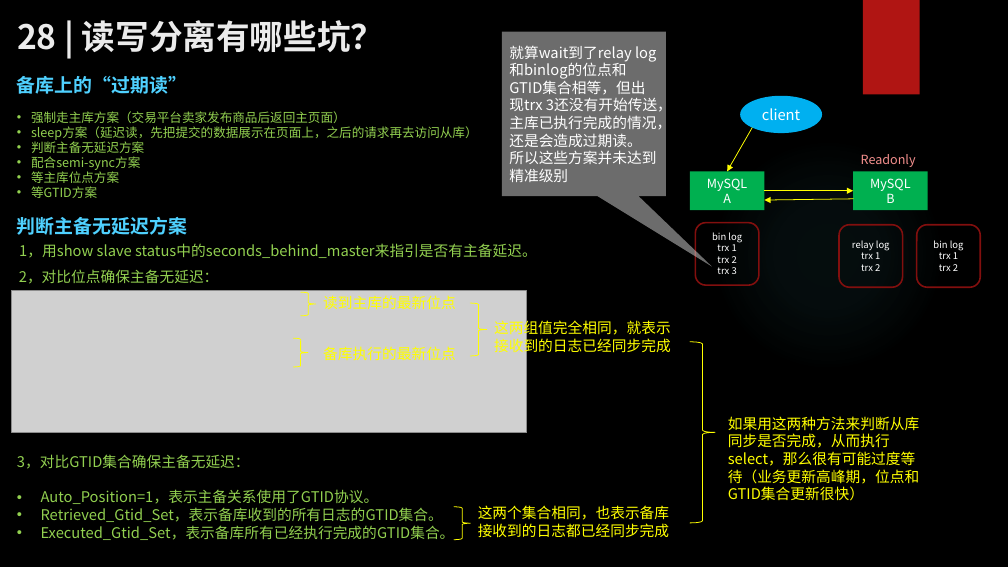
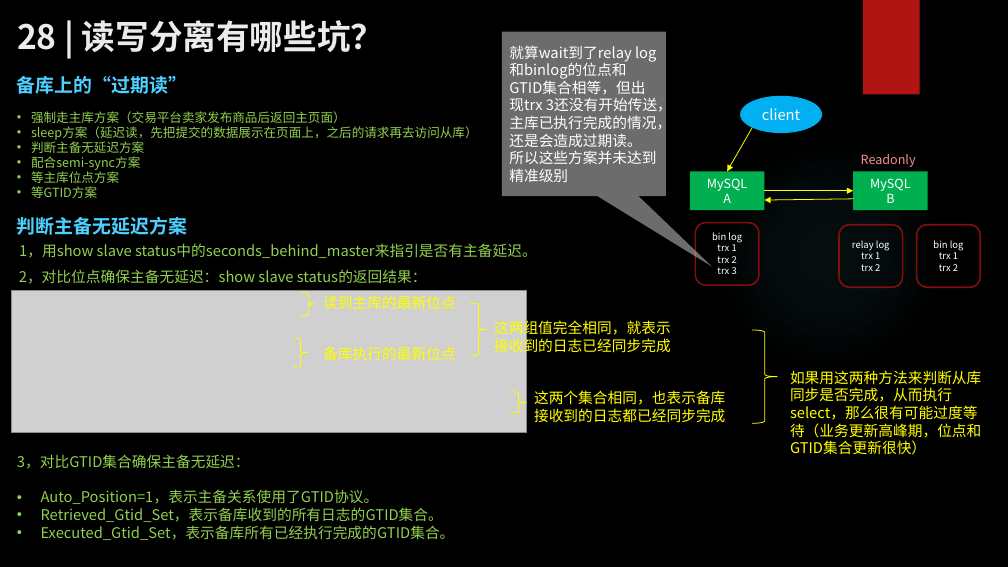
Before and after one commit to zhangkekf/reading-notes, a slide deck: slide 3 of MySQL整理/28读写分离有哪些坑？.pptx. Drawn at 1008x567 pixels with LibreOffice and Linux fonts; fonts in the diff are those of the drawing; grey boxes stand for pictures; background and template pictures are left out. Boxes give left, top, right and bottom in pixels: in the first picture for what was removed or moved away, otherwise in the second. Text is boxed around its words. In the diff, an @@ line names an element or a change of style, - is before the commit and + after.

```diff
--- a/MySQL整理/28读写分离有哪些坑？.pptx
+++ b/MySQL整理/28读写分离有哪些坑？.pptx
@@ text at <box>19,269,427,284</box>: text changed @@
-2，对比位点确保主备无延迟：
+2，对比位点确保主备无延迟：show slave status的返回结果：
@@ right brace: place and size @@
-right brace at <box>690,342,715,523</box>
+right brace at <box>752,330,777,423</box>
@@ text "这两个集合相同，也表示备库接收到的日志都已经同步完成": place and size @@
-text "这两个集合相同，也表示备库接收到的日志都已经同步完成" at <box>478,505,669,538</box>
+text "这两个集合相同，也表示备库接收到的日志都已经同步完成" at <box>534,390,725,423</box>
@@ text "如果用这两种方法来判断从库同步是否完成，从而执行select，那么很有可能过度等待（业务更新高峰期，位点和GTID集合更 ...": place and size @@
-text "如果用这两种方法来判断从库同步是否完成，从而执行select，那么很有可能过度等待（业务更新高峰期，位点和GTID集合更 ..." at <box>728,416,919,501</box>
+text "如果用这两种方法来判断从库同步是否完成，从而执行select，那么很有可能过度等待（业务更新高峰期，位点和GTID集合更 ..." at <box>790,370,981,455</box>
@@ right brace: place and size @@
-right brace at <box>454,507,471,540</box>
+right brace at <box>510,392,527,413</box>
```
Also in this commit, not shown: 1 other slide changed, 1 slide added, 7 other files.
